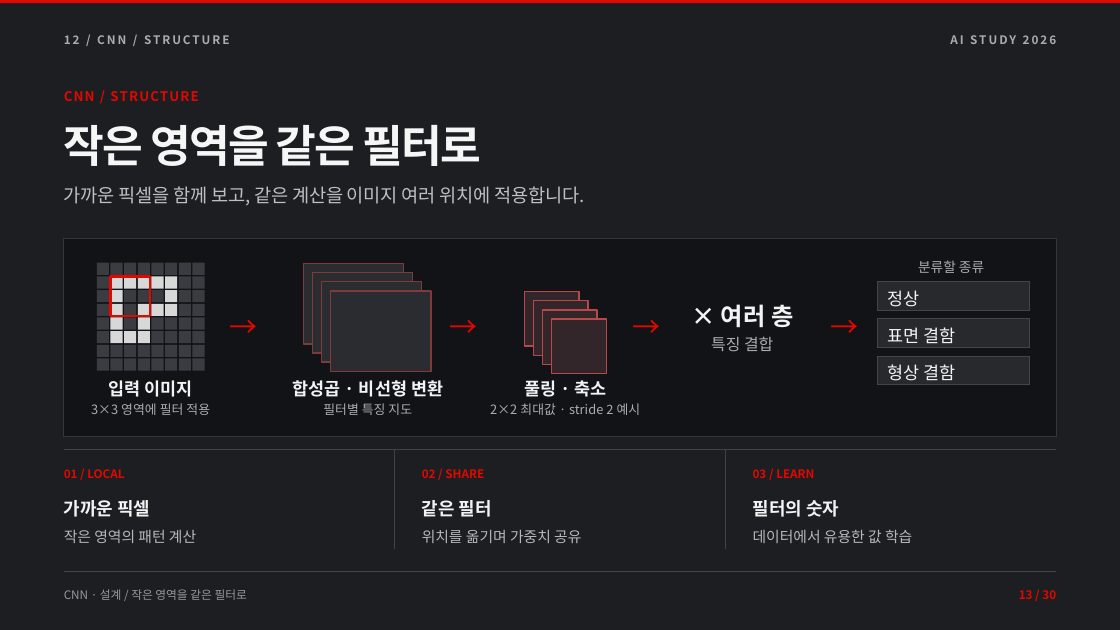
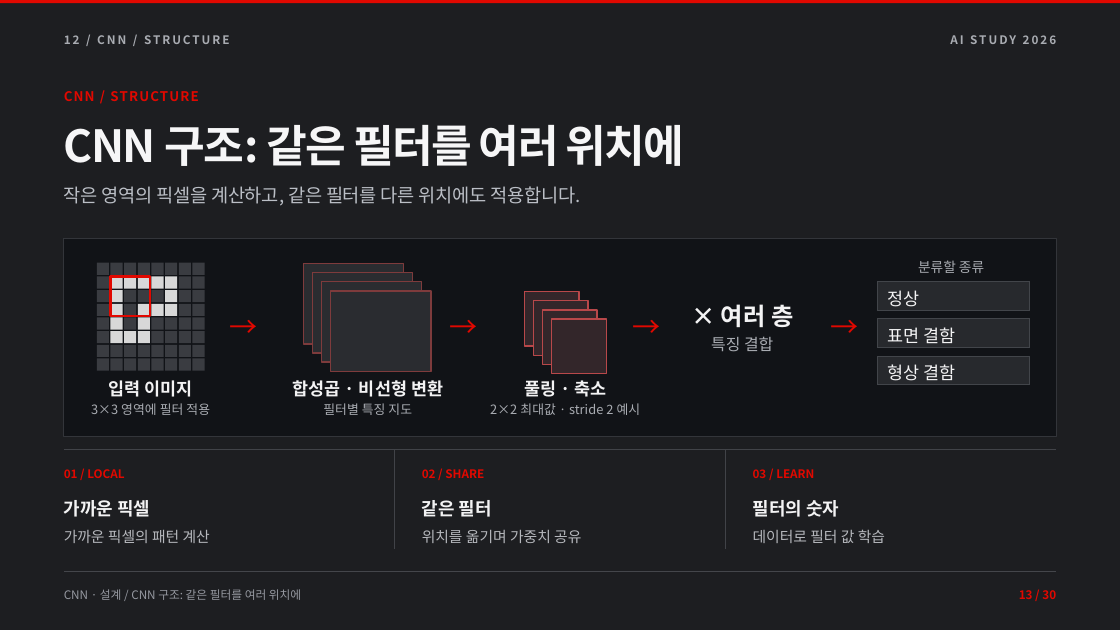
Before and after one commit to TRIPLESONG90/DAL, a slide deck: slide 13 of week2/DAL_Week2_AI_Learning.pptx. Drawn at 1120x630 pixels with LibreOffice and Linux fonts; fonts in the diff are those of the drawing. Boxes give left, top, right and bottom in pixels: in the first picture for what was removed or moved away, otherwise in the second. Text is boxed around its words. In the diff, an @@ line names an element or a change of style, - is before the commit and + after.

```diff
--- a/week2/DAL_Week2_AI_Learning.pptx
+++ b/week2/DAL_Week2_AI_Learning.pptx
@@ text at box(64, 125, 684, 166): text changed @@
-작은 영역을 같은 필터로
+CNN 구조: 같은 필터를 여러 위치에
@@ text at box(64, 186, 580, 206): text changed @@
-가까운 픽셀을 함께 보고, 같은 계산을 이미지 여러 위치에 적용합니다.
+작은 영역의 픽셀을 계산하고, 같은 필터를 다른 위치에도 적용합니다.
@@ text at box(64, 530, 210, 543): text changed @@
-작은 영역의 패턴 계산
+가까운 픽셀의 패턴 계산
@@ text at box(753, 529, 885, 543): text changed @@
-데이터에서 유용한 값 학습
+데이터로 필터 값 학습
@@ text at box(64, 589, 301, 600): text changed @@
-CNN · 설계 / 작은 영역을 같은 필터로
+CNN · 설계 / CNN 구조: 같은 필터를 여러 위치에
```
Also in this commit, not shown: 27 other slides changed, 16 other files.
